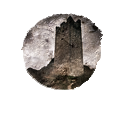
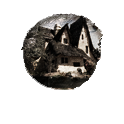
The second 124 x 124 image is a revision of the first. Changes to its layers:
added layer "Layer 7" above "Layer 6" over [21, 15, 103, 88]
